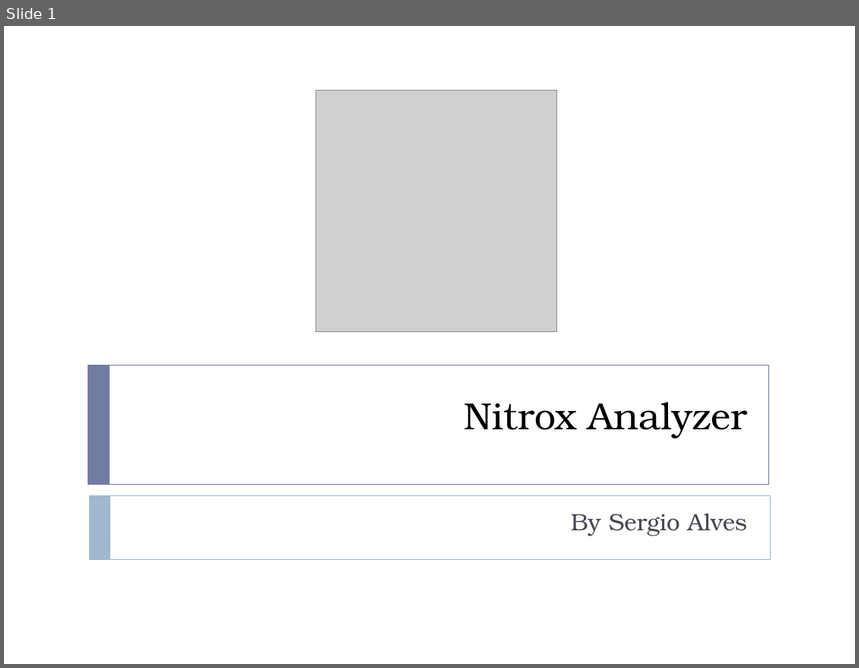
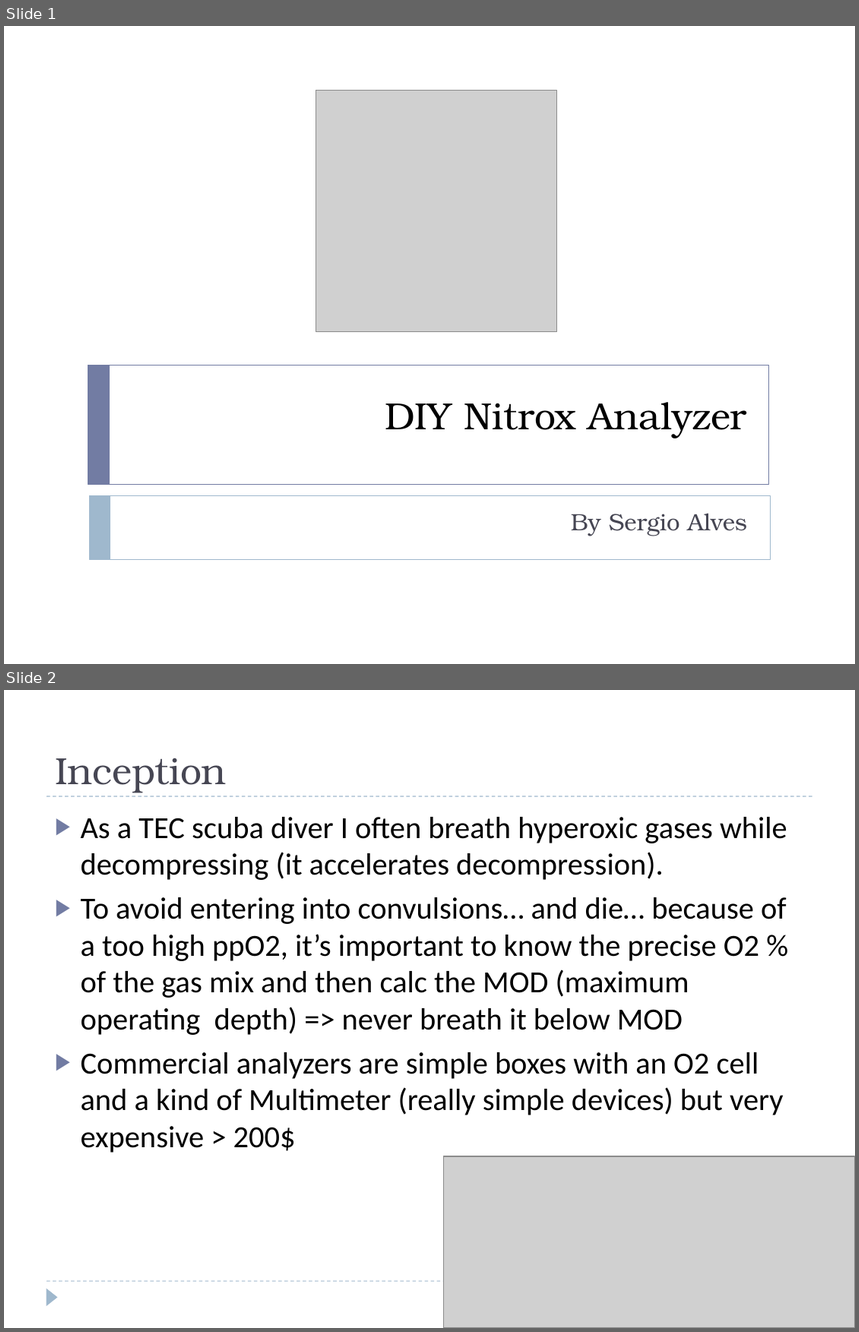
Before and after one commit to sergio-alves/NitroxAnalyzer, a slide deck: docs/nitrox-analyzer.pptx. Shown one above the other, each under a label of ours: slide 1 before the commit, slides 1 and 2 after it. The pictures are 859x668 and 859x1332 pixels, drawn with LibreOffice and Linux fonts; fonts in the diff are those of the drawing; grey boxes stand for pictures. Boxes give left, top, right and bottom in pixels: in the first picture for what was removed or moved away, otherwise in the second. Text is boxed around its words. In the diff, an @@ line names an element or a change of style, - is before the commit and + after.

```diff
--- a/docs/nitrox-analyzer.pptx
+++ b/docs/nitrox-analyzer.pptx
@@ slide 2 added at box(4, 690, 855, 1328), background #FFFFFF @@
@@ title added at box(55, 758, 227, 793), 32 pt, text #464653 @@
+Inception
@@ line added from (47, 796) to (813, 796), #9FB8CD 0.75 pt dashed @@
@@ text added at box(81, 817, 788, 1153), 26 pt, text #000000 @@
+▶ As a TEC scuba diver I often breath hyperoxic gases while decompressing (it accelerates decompression).
+▶ To avoid entering into convulsions… and die… because of a too high ppO2, it’s important to know the precise O2 % of the gas mix and then calc the MOD (maximum operating depth) => never breath it below MOD
+▶ Commercial analyzers are simple boxes with an O2 cell and a kind of Multimeter (really simple devices) but very expensive > 200$
@@ picture added at box(444, 1157, 855, 1328) @@
@@ line added from (47, 1281) to (813, 1281), #9FB8CD 0.75 pt dashed @@
@@ triangle added at box(47, 1288, 58, 1306), fill #9FB8CD @@
@@ slide 1 changed as well @@
@@ title at box(385, 402, 747, 439): text changed @@
-Nitrox Analyzer
+DIY Nitrox Analyzer
```
Also in this commit, not shown: 9 other slides added, 2 slides removed, 1 other file.
